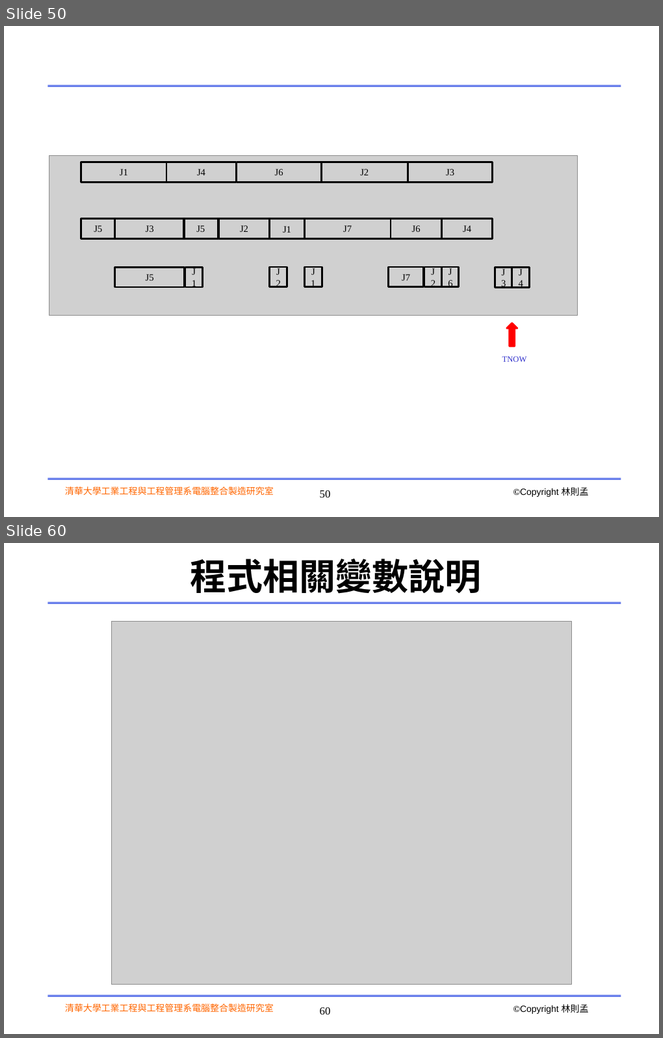
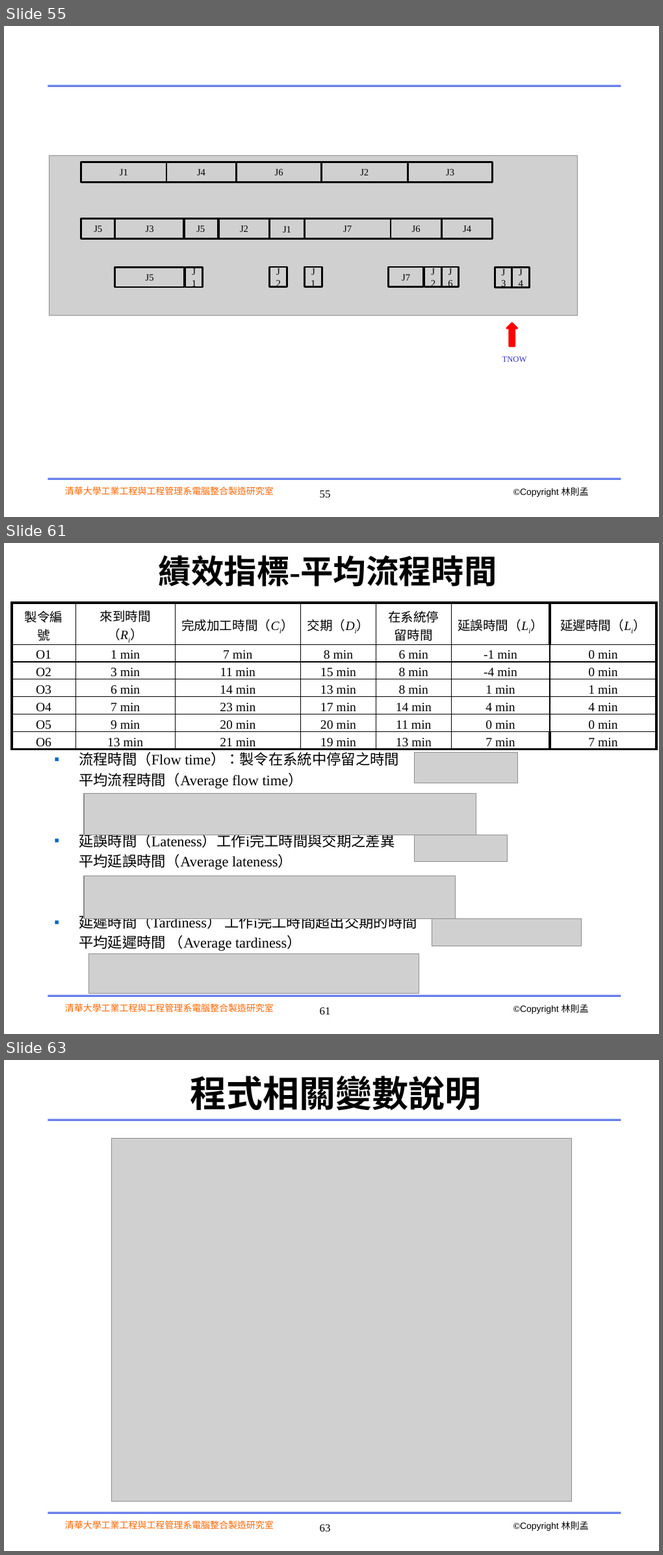
Before and after one commit to colinlee0924/ppc_ws, a slide deck: ppt/2020_DES_with_python.pptx. Shown one above the other, each under a label of ours: slides 50 and 60 before the commit, slides 55, 61 and 63 after it; the slides between them are not shown. The pictures are 663x1038 and 663x1555 pixels, drawn with LibreOffice and Linux fonts; fonts in the diff are those of the drawing; grey boxes stand for pictures; background and template pictures are left out. Boxes give left, top, right and bottom in pixels: in the first picture for what was removed or moved away, otherwise in the second. Text is boxed around its words. In the diff, an @@ line names an element or a change of style, - is before the commit and + after.

```diff
--- a/ppt/2020_DES_with_python.pptx
+++ b/ppt/2020_DES_with_python.pptx
@@ slide 61 added at (x1=4, y1=543, x2=659, y2=1034), background #FFFFFF; not listed: 5 template elements that a slide beside it also shows @@
@@ title added at (x1=159, y1=555, x2=497, y2=587), 36 pt, text #000000, bold @@
+績效指標-平均流程時間
@@ table added at (x1=12, y1=603, x2=658, y2=934), 7 rows, 7 columns @@
+製令編號 | 來到時間（Ri） | 完成加工時間（Ci） | 交期（Di） | 在系統停留時間 | 延誤時間（Li） | 延遲時間（Li）
+O1 | 1 min | 7 min | 8 min | 6 min | -1 min | 0 min
+O2 | 3 min | 11 min | 15 min | 8 min | -4 min | 0 min
+O3 | 6 min | 14 min | 13 min | 8 min | 1 min | 1 min
+O4 | 7 min | 23 min | 17 min | 14 min | 4 min | 4 min
+O5 | 9 min | 20 min | 20 min | 11 min | 0 min | 0 min
+O6 | 13 min | 21 min | 19 min | 13 min | 7 min | 7 min
@@ picture added at (x1=352, y1=650, x2=456, y2=681) @@
@@ text added at (x1=79, y1=752, x2=417, y2=951), 16 pt, text #000000 @@
+▪ 流程時間（Flow time）：製令在系統中停留之時間
+平均流程時間（Average flow time）
+▪ 延誤時間（Lateness）工作i完工時間與交期之差異
+平均延誤時間（Average lateness）
+▪ 延遲時間（Tardiness） 工作i完工時間超出交期的時間
+平均延遲時間 （Average tardiness）
@@ picture added at (x1=414, y1=753, x2=518, y2=783) @@
@@ picture added at (x1=84, y1=794, x2=476, y2=835) @@
@@ picture added at (x1=414, y1=835, x2=507, y2=862) @@
@@ picture added at (x1=84, y1=876, x2=456, y2=919) @@
@@ picture added at (x1=432, y1=919, x2=581, y2=946) @@
@@ picture added at (x1=89, y1=954, x2=419, y2=994) @@
@@ what was slide 50 is now slide 55 @@
@@ page number at (x1=320, y1=491, x2=331, y2=498): text changed @@
-50
+55
@@ what was slide 60 is now slide 63 @@
@@ page number at (x1=320, y1=1525, x2=331, y2=1532): text changed @@
-60
+63
```
Also in this commit, not shown: 4 slides changed, 8 other slides added, 6 slides removed, 4 other files.
